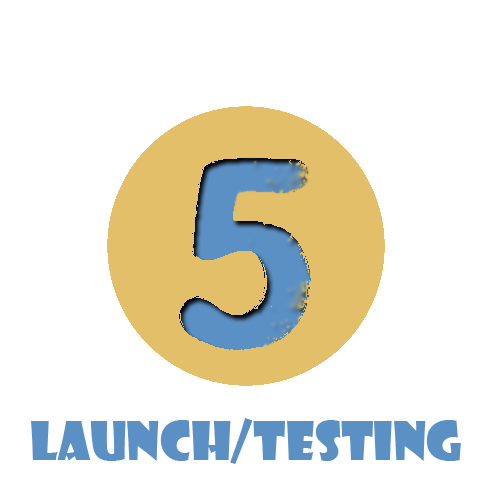
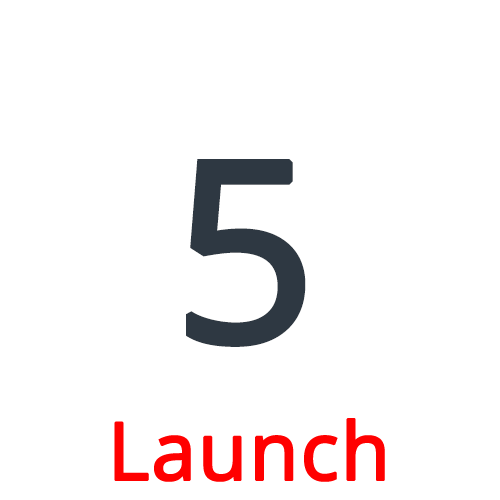
Layered file, before and after one edit (w=500, h=500). Changes by layer:
removed layer "Réteg 4" over bbox(179, 156, 312, 350)
removed layer "Réteg 2" over bbox(107, 106, 385, 386)
removed layer "Launch/testing" over bbox(31, 418, 461, 464)
renamed "Réteg 0" to "Launch", showed it, painted on it over bbox(31, 106, 461, 482)
added layer "5" above "Réteg 0 másolat" over bbox(186, 159, 306, 347)
added layer "Réteg 0 másolat" above "Réteg 0" over bbox(107, 106, 385, 386)
